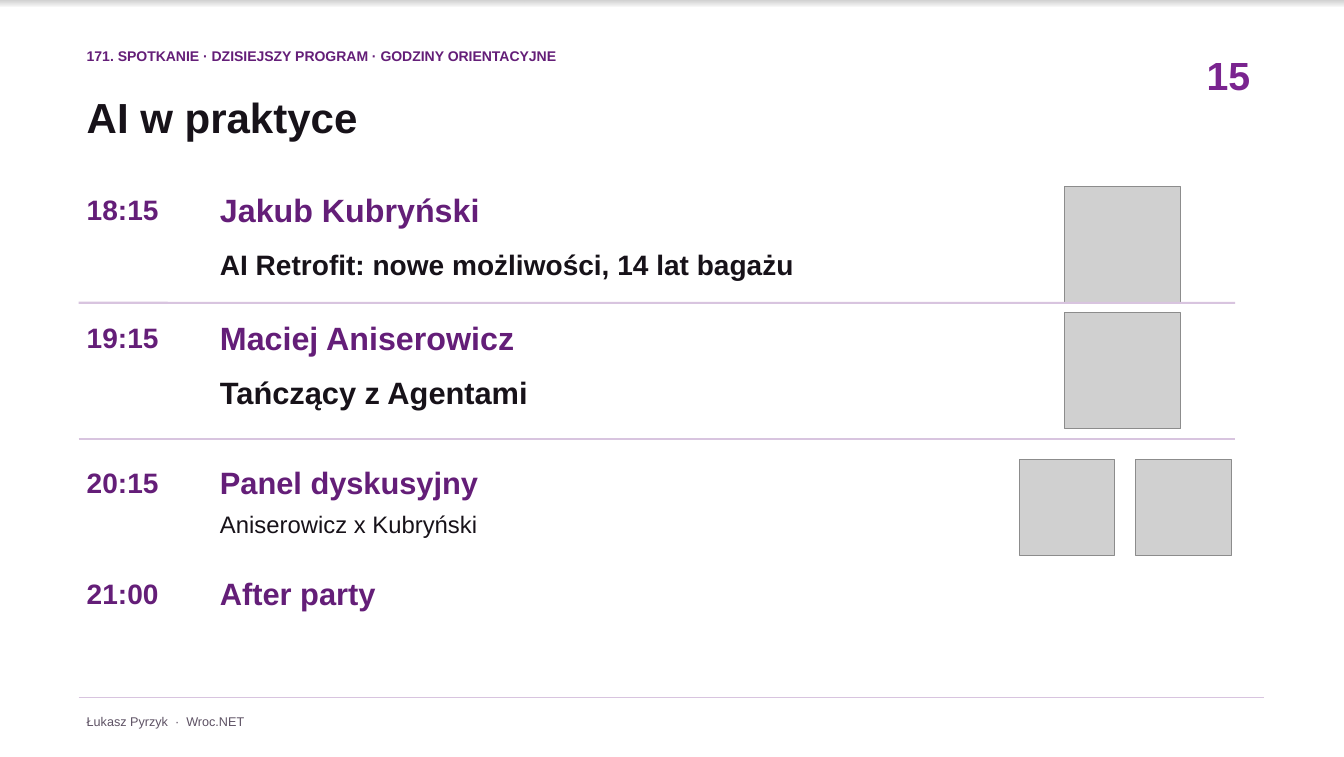
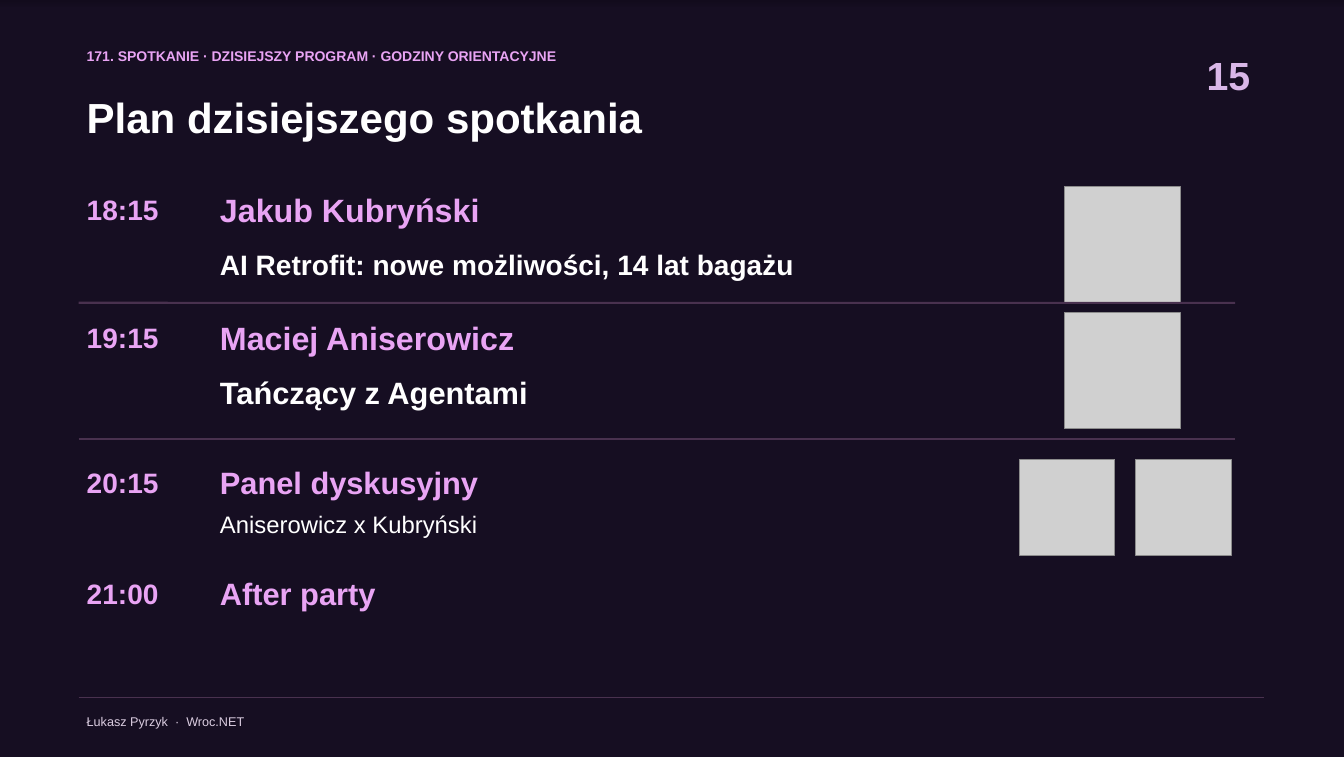
Before and after one commit to lukasz-pyrzyk/wrocnet.org, a slide deck: slide 15 of slides/171/2026-10-20-171-spotkanie.pptx. Drawn at 1344x757 pixels with LibreOffice and Linux fonts; fonts in the diff are those of the drawing; grey boxes stand for pictures. Boxes give left, top, right and bottom in pixels: in the first picture for what was removed or moved away, otherwise in the second. Text is boxed around its words. In the diff, an @@ line names an element or a change of style, - is before the commit and + after.

Commit message:
Refresh meetup 171 presentation with dark theme and updated flow

```diff
--- a/slides/171/2026-10-20-171-spotkanie.pptx
+++ b/slides/171/2026-10-20-171-spotkanie.pptx
@@ rectangle at (x1=0, y1=0, x2=1344, y2=757): fill #FFFFFF to #160E22 @@
@@ text "15" at (x1=1207, y1=63, x2=1251, y2=91): text colour #7A248F to #D9B7E8 @@
@@ text at (x1=87, y1=102, x2=642, y2=142): text changed; text colour #171219 to #FFFFFF @@
-AI w praktyce
+Plan dzisiejszego spotkania
@@ line (79, 303) - (1235, 303): stroke #D8C4DF 1.5 pt to #49314F 1.5 pt @@
@@ line (79, 439) - (1235, 439): stroke #D8C4DF 1.5 pt to #49314F 1.5 pt @@
@@ text colour #171219 to #FFFFFF in 3 elements at (x1=220, y1=254, x2=794, y2=280), (x1=220, y1=381, x2=527, y2=410), (x1=220, y1=515, x2=477, y2=538) @@
@@ text colour #641E78 to #E9A4F4 in 9 elements at (x1=87, y1=51, x2=556, y2=61), (x1=87, y1=200, x2=159, y2=221), (x1=220, y1=198, x2=480, y2=228), (x1=87, y1=328, x2=159, y2=349), (x1=220, y1=326, x2=514, y2=356), (x1=87, y1=473, x2=159, y2=494), (x1=220, y1=471, x2=479, y2=499), (x1=87, y1=584, x2=159, y2=605), (x1=220, y1=582, x2=375, y2=610) @@
@@ text "Łukasz Pyrzyk · Wroc.NET" at (x1=87, y1=717, x2=244, y2=729): text colour #5E5264 to #DACCE0 @@
@@ line (79, 697) - (1264, 697): stroke #D8C4DF 1 pt to #49314F 1 pt @@
```
Also in this commit, not shown: 9 other slides changed, 4 slides added, 3 slides removed, 4 other files.
